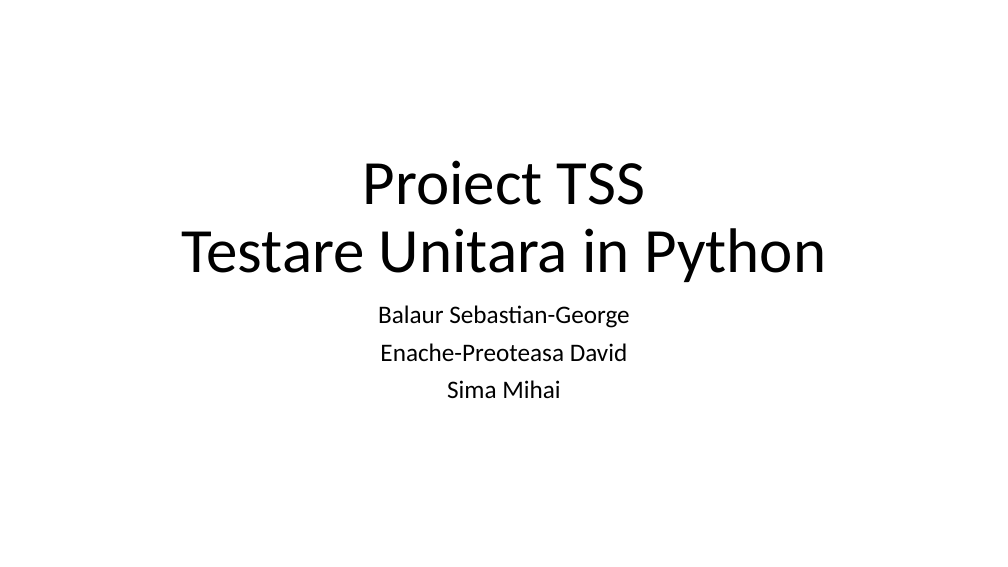
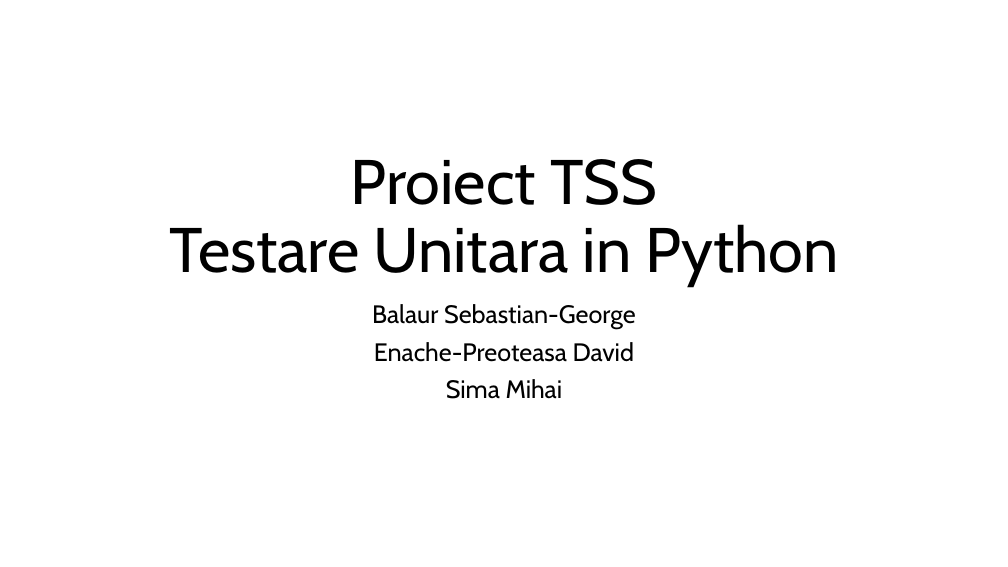
Before and after one commit to BalaurSebastian/TSSProiect, a slide deck: slide 1 of PrezentareProiect.pptx. Drawn at 1008x567 pixels with LibreOffice and Linux fonts; fonts in the diff are those of the drawing. Boxes give left, top, right and bottom in pixels: in the first picture for what was removed or moved away, otherwise in the second. Text is boxed around its words. In the diff, an @@ line names an element or a change of style, - is before the commit and + after.

```diff
--- a/PrezentareProiect.pptx
+++ b/PrezentareProiect.pptx
@@ title "Proiect TSS Testare Unitara in ..." at <box>170,159,838,287</box>: font Calibri to Cabin @@
@@ subtitle "Balaur Sebastian-George" at <box>372,304,636,399</box>: font Calibri to Cabin @@
```
Also in this commit, not shown: 2 other slides changed, 1 slide added, 1 other file.
